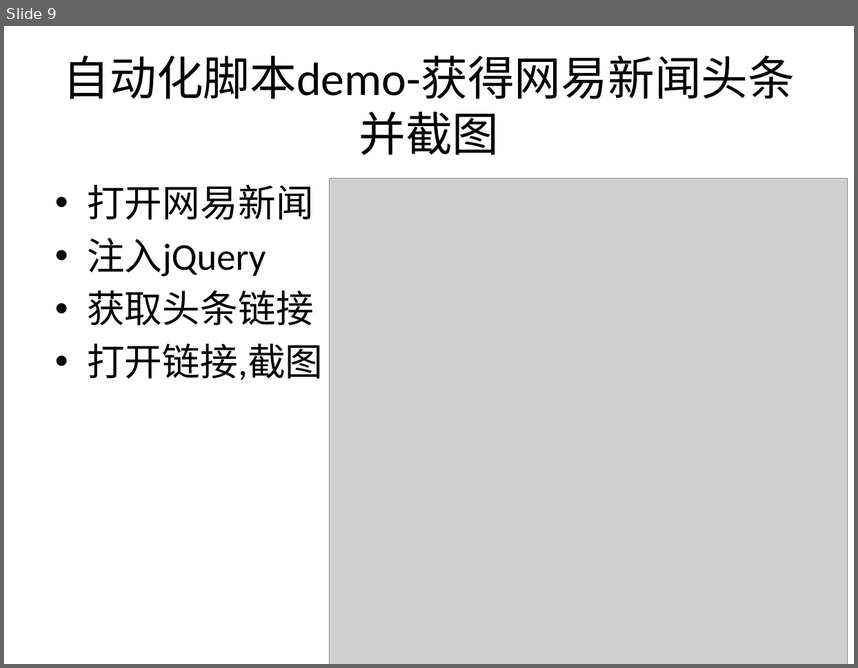
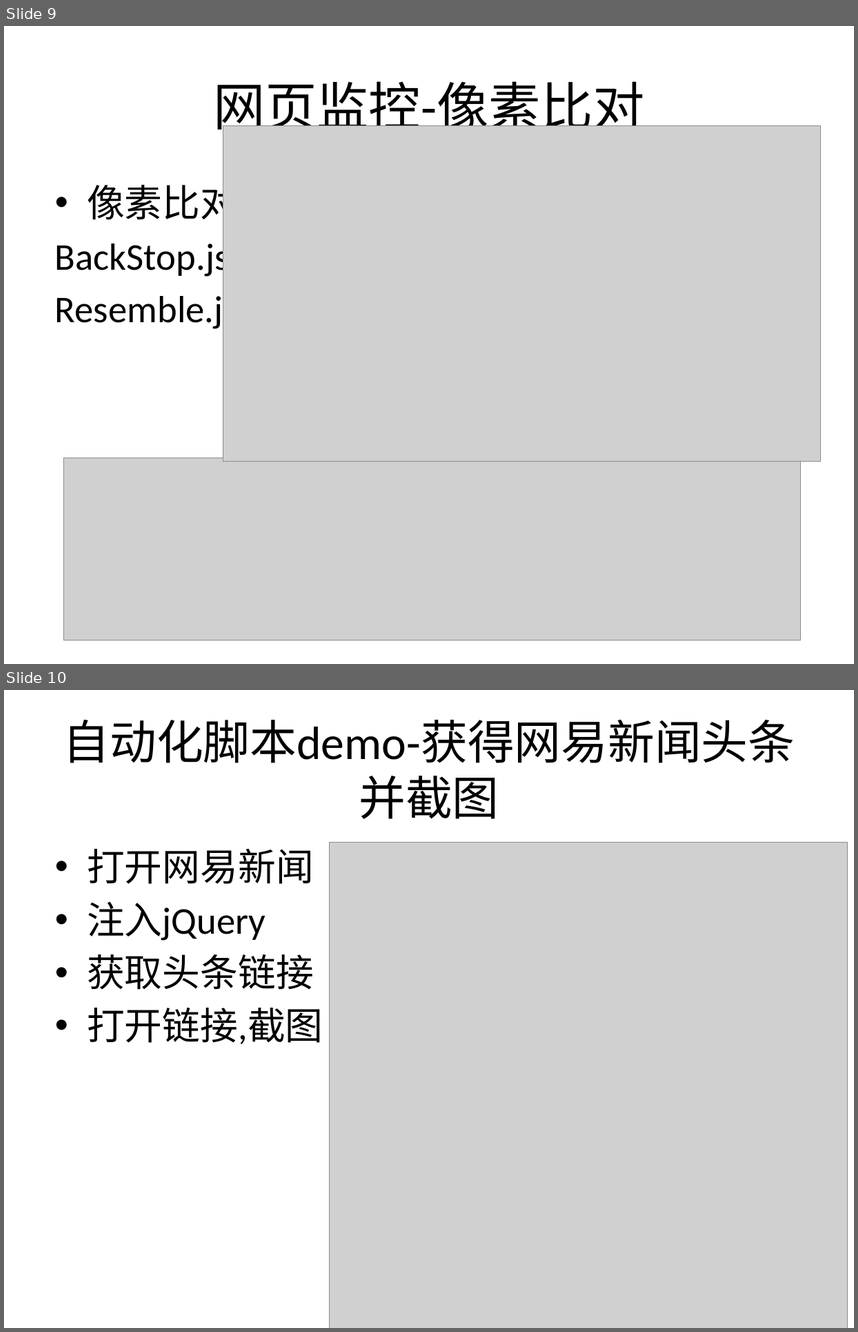
Before and after one commit to zcs19871221/mydoc, a slide deck: phantomJs介绍-张成思.pptx. Shown one above the other, each under a label of ours: slide 9 before the commit, slides 9 and 10 after it. The pictures are 858x668 and 858x1332 pixels, drawn with LibreOffice and Linux fonts; fonts in the diff are those of the drawing; grey boxes stand for pictures. Boxes give left, top, right and bottom in pixels: in the first picture for what was removed or moved away, otherwise in the second. Text is boxed around its words. In the diff, an @@ line names an element or a change of style, - is before the commit and + after.

```diff
--- a/phantomJs介绍-张成思.pptx
+++ b/phantomJs介绍-张成思.pptx
@@ slide 9 added at [4,26,854,664], background #FFFFFF @@
@@ title added at [213,81,645,138], 44 pt, text #000000 @@
+网页监控-像素比对
@@ picture added at [223,125,821,461] @@
@@ text added at [55,178,238,332], 32 pt, text #000000 @@
+• 像素比对
+BackStop.js
+Resemble.js
@@ picture added at [63,458,800,641] @@
@@ what was slide 9 is now slide 10 @@
```
Also in this commit, not shown: 7 slides changed, 1 other slide added, 2 slides removed, 1 other file.
